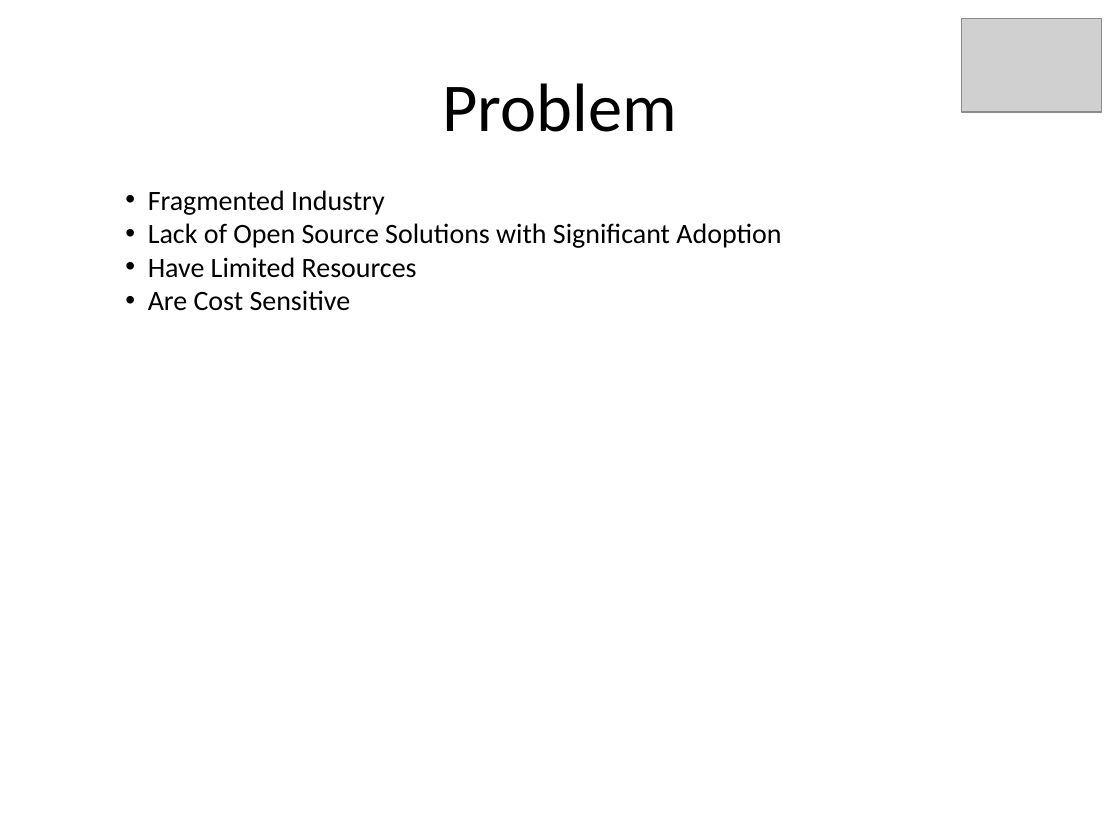
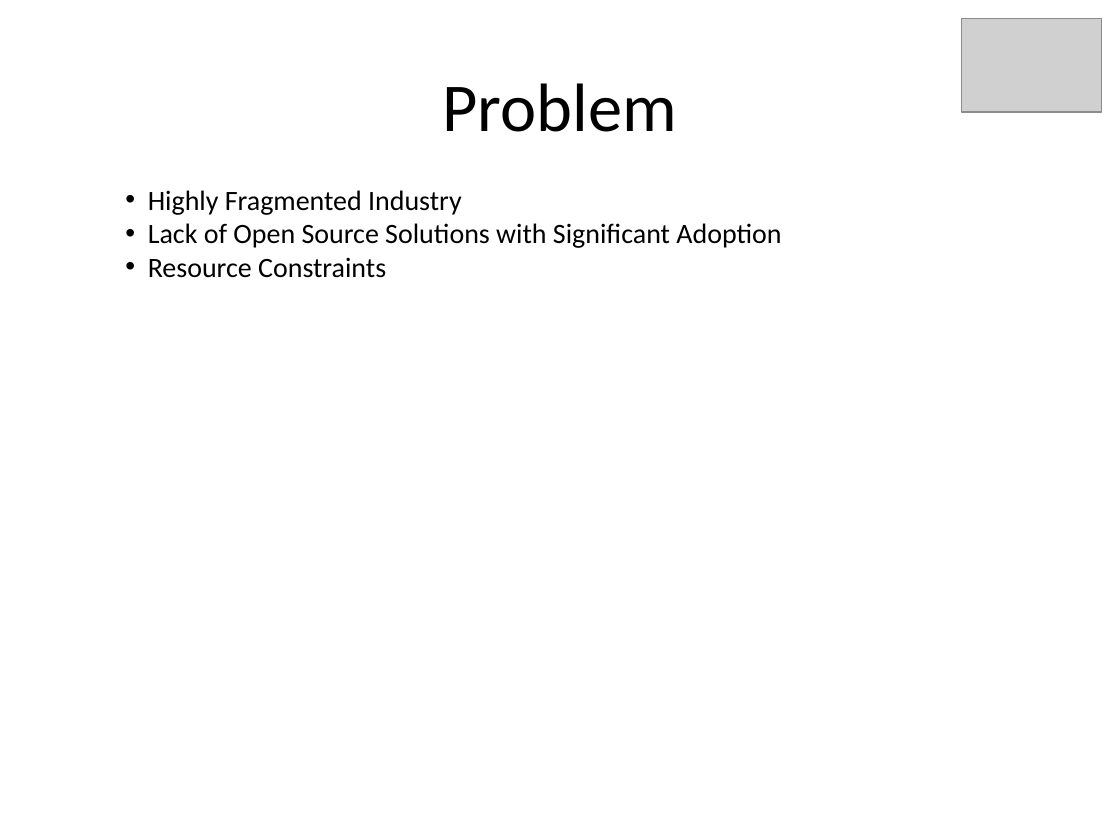
Before and after one commit to kskalvar/AWS-IoT-AndroidStudio, a slide deck: slide 3 of .assets/IoT-QuickStart-with-AWS.pptx (slide 4 before the commit). Drawn at 1120x840 pixels with LibreOffice and Linux fonts; fonts in the diff are those of the drawing; grey boxes stand for pictures. Boxes give left, top, right and bottom in pixels: in the first picture for what was removed or moved away, otherwise in the second. Text is boxed around its words. In the diff, an @@ line names an element or a change of style, - is before the commit and + after.

```diff
--- a/.assets/IoT-QuickStart-with-AWS.pptx
+++ b/.assets/IoT-QuickStart-with-AWS.pptx
@@ text at (148,190,462,215): text changed @@
-• Fragmented Industry
+• Highly Fragmented Industry
@@ text at (148,257,386,278): text changed @@
-• Have Limited Resources
-• Are Cost Sensitive
+• Resource Constraints
```
Also in this commit, not shown: 10 other slides changed, 2 slides added, 1 slide removed, 1 other file.
